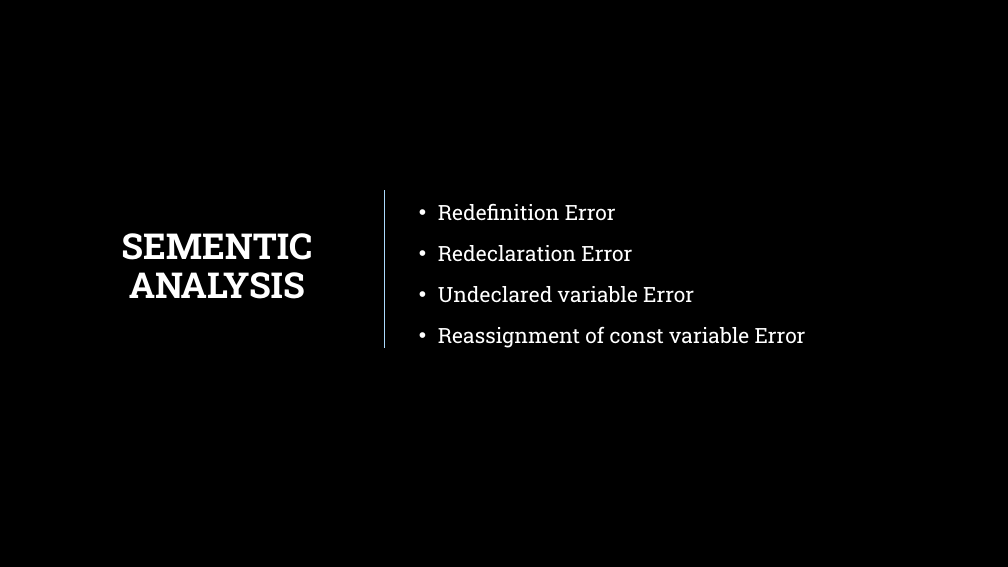
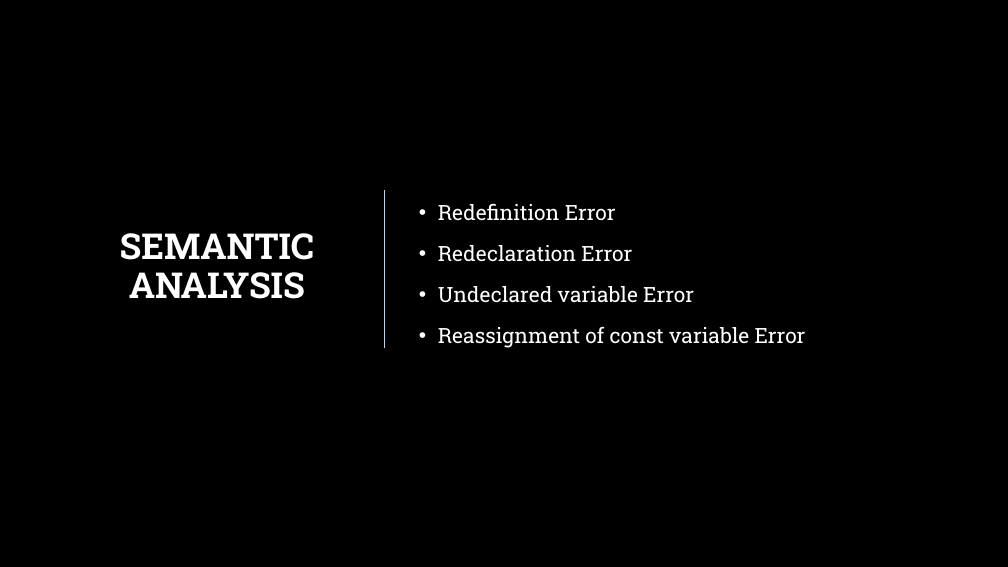
Before and after one commit to elias-2060/Compiler, a slide deck: slide 7 of MB eindPresentatie.pptx. Drawn at 1008x567 pixels with LibreOffice and Linux fonts; fonts in the diff are those of the drawing; background and template pictures are left out. Boxes give left, top, right and bottom in pixels: in the first picture for what was removed or moved away, otherwise in the second. Text is boxed around its words. In the diff, an @@ line names an element or a change of style, - is before the commit and + after.

Commit message:
small change

```diff
--- a/MB eindPresentatie.pptx
+++ b/MB eindPresentatie.pptx
@@ title at (x1=120, y1=233, x2=314, y2=299): text changed @@
-SEMENTIC ANALYSIS
+SEMANTIC ANALYSIS
```
